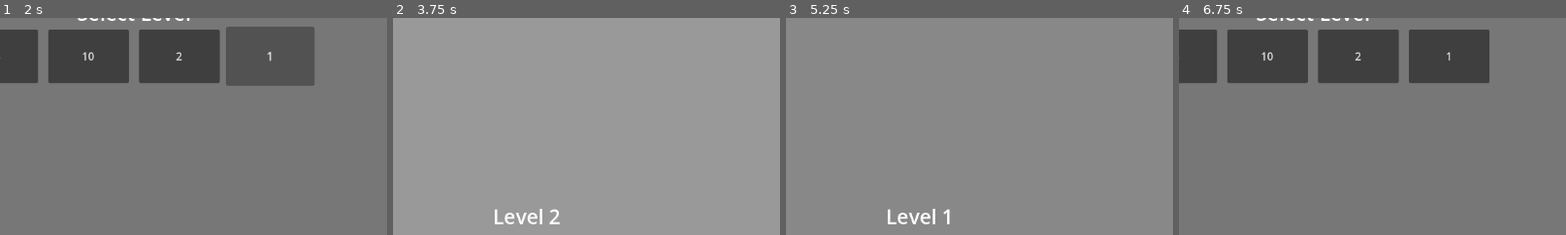
Above: before the commit, frames 1-4 (left to right).
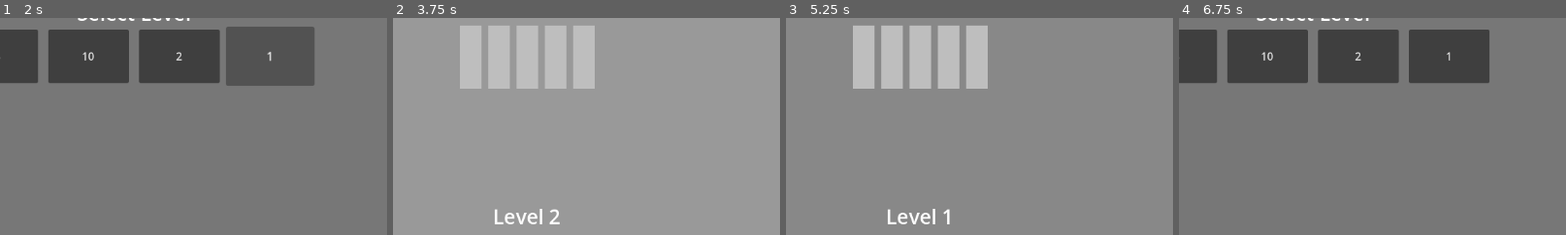
Above: after the commit, the same moments.

Repository: moaatt2/My-First-Game
Game: Godot game, scene res://scenes/level_select_screen.tscn
Same seed, same stepped clock (60 frames per second), same inputs: the game is played once before the commit and once after it. The engine's default icon, where the game draws it, is replaced by a stand-in: a white triangle on a blue panel in a dark square.
Inputs (mouse positions are % of the whole screen's width and height, from its top left):
- Up to frame 1 (2 s): click "3" at 0.5 s; click "Back" at 1.25 s
- Up to frame 2 (3.75 s): click "10" at 2 s; click "Back" at 2.75 s; click "2" at 3.5 s
- Up to frame 3 (5.25 s): click "Back" at 4.25 s; click "1" at 5 s
- Up to frame 4 (6.75 s): click "Back" at 5.75 s; tap Enter at 6.5 s; move the mouse to (72, 45) at 6.52 s; hold D (move_right) from 6.53 s (still down); tap Space (action) at 6.6 s
The pictures show only the part of the screen within x 33-83%, y 4-54%; the shares and areas given below are measured in that part.

Frame 1 is identical in both runs. In frame 2, 7.9% of the frame differs, in the area x 17-53%, y 3-33%; in frame 3, 8.1%; in frame 4, nothing differs.

Commit message:
Add info overlay to template level.

Diff:
--- a/levels/level_01.tscn
+++ b/levels/level_01.tscn
@@ -1,8 +1,9 @@
-[gd_scene load_steps=7 format=3 uid="uid://d1jto5xje8v3o"]
+[gd_scene load_steps=8 format=3 uid="uid://d1jto5xje8v3o"]
 
 [ext_resource type="PackedScene" uid="uid://b8826of3fxi4n" path="res://scenes/level_button.tscn" id="1_vn7o3"]
 [ext_resource type="PackedScene" uid="uid://5e27c4l0dy1t" path="res://scenes/player.tscn" id="2_mckh2"]
 [ext_resource type="PackedScene" uid="uid://c1peiq0gsxjlc" path="res://scenes/exit_door.tscn" id="3_81a5f"]
+[ext_resource type="PackedScene" uid="uid://btr7kck0a27wx" path="res://scenes/info_overlay.tscn" id="3_gg43x"]
 
 [sub_resource type="QuadMesh" id="QuadMesh_ty3hu"]
 
@@ -81,5 +82,7 @@
 [node name="ExitDoor" parent="." instance=ExtResource("3_81a5f")]
 position = Vector2(1054, 618)
 
+[node name="InfoOverlay" parent="." instance=ExtResource("3_gg43x")]
+
 [node name="Player" parent="." instance=ExtResource("2_mckh2")]
 position = Vector2(105, 618)
